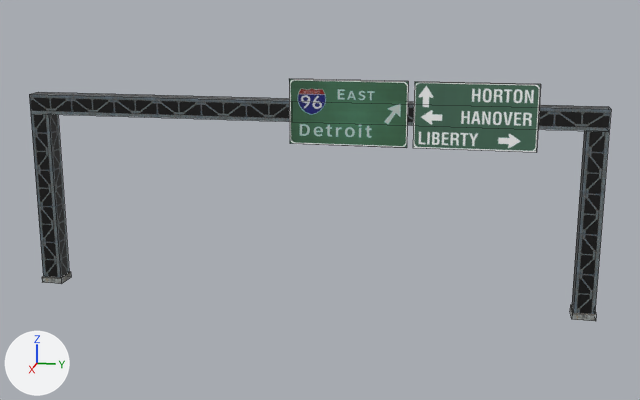
Renders of the FBX model Assets/City Environment/Objects/Signs/FBX/ExtrutureMetalic.fbx from each side of a commit.
Both versions are drawn from a 50 mm lens placed at (26.94, 5.9, 10.03), pointed at (-0.03, 0.51, 3.29). Arrows for +X, +Y and +Z are at lower left; the lights stay in place. Mesh edges are drawn as thin lines. Objects named as collision shapes, trigger or cutter boxes, shadow casters or lower levels of detail are left out. Where no turn or scale is listed for an object, it has been applied to the vertices. Vertices at the same position are counted once.

The first picture shows 'ExtrutureMetalic'.
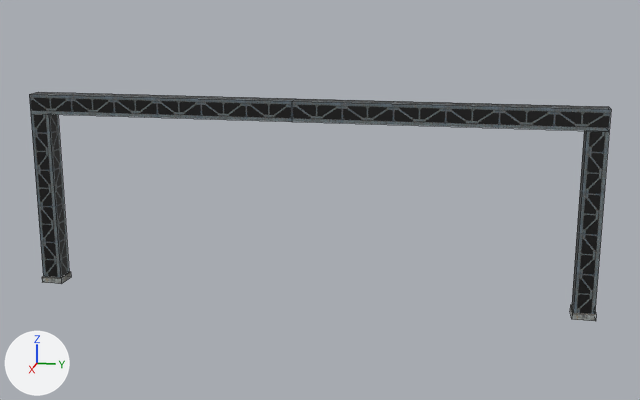
The newer file is also turned or shifted as a whole; pictures and numbers use the older file's frame.

What differs and where, as boxes [x1, y1, x2, y2] in the pictures (640 x 400 px):
'ExtrutureMetalic', reshaped: before [29, 79, 611, 321]; after [29, 92, 611, 321]
part 1 of me_extruturemetalic, deleted: before [413, 82, 541, 152]
part 2 of me_extruturemetalic, deleted (green): before [289, 79, 408, 148]

The change, as a list of edits to the scene's bpy script:
```text
Change me_extruturemetalic:
    where me_extruturemetalic.from_pydata(...)  # 56 vertices, 38 faces; spans x -0.4..0.4, y -9.2..9.2, z 0.0..7.1
    used by ob_extruturemetalic; location = (0.0, 0.0, 0.0)
    me_extruturemetalic part 1: the loose piece of 8 vertices spanning x 0.3, y 3.5..7.1, z 5.1..7.1 is deleted
    me_extruturemetalic part 2: the loose piece of 8 vertices spanning x 0.3, y -0.4..3.3, z 5.1..7.1 is deleted
    remove me_extruturemetalic.materials.append(mat_metal)  # picture img_metal_tga
```
